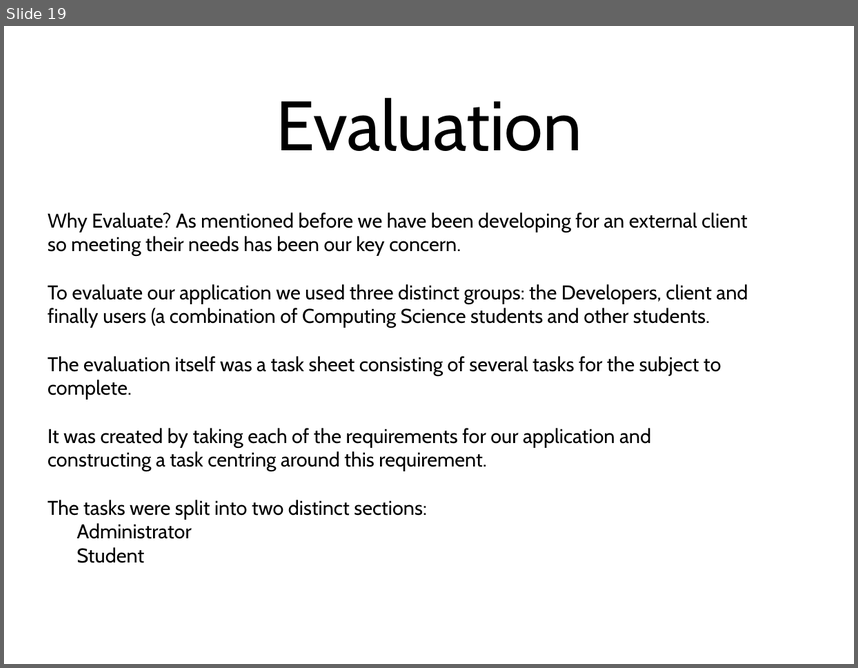
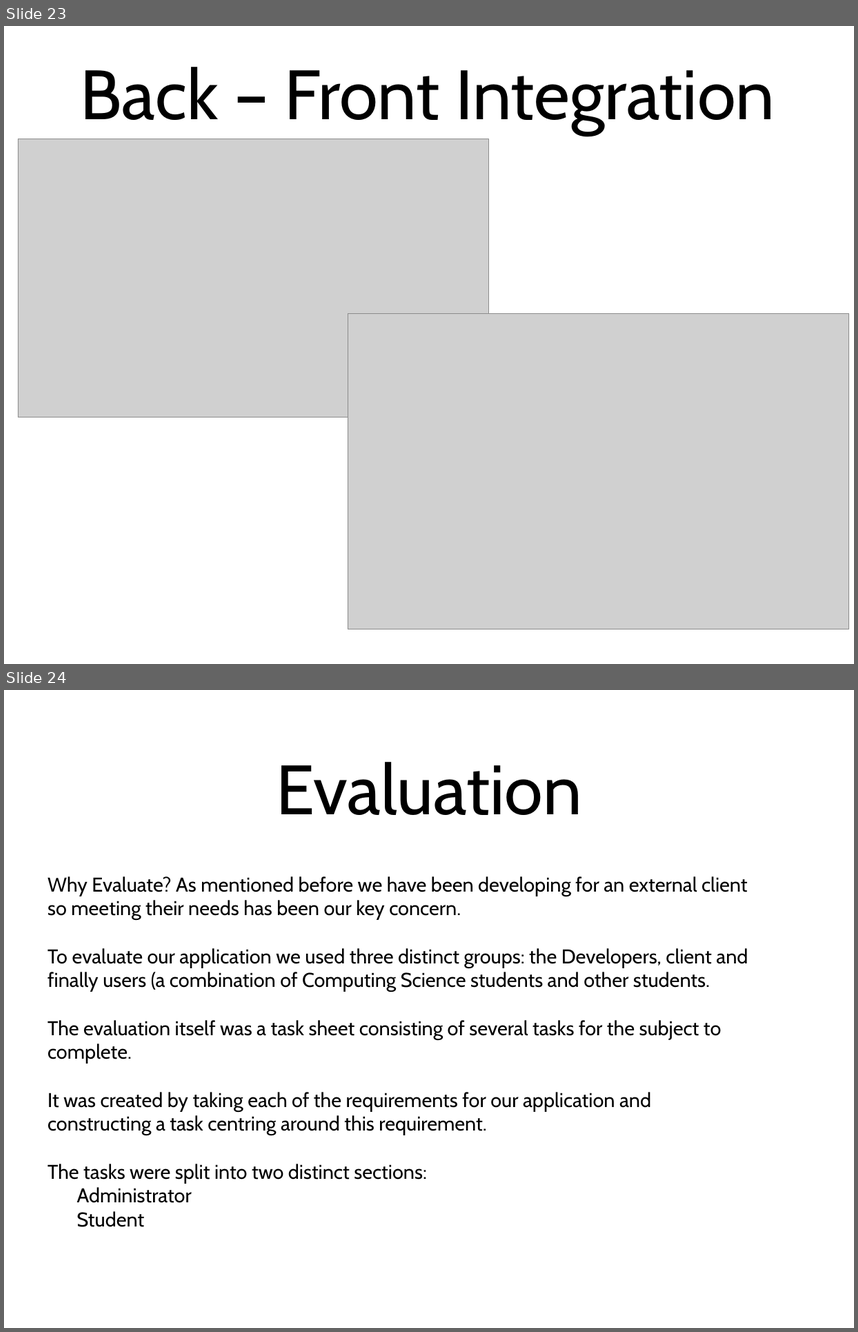
Before and after one commit to Stringsy/team-project, a slide deck: Documentation/Team V Project Presentation.ppt. Shown one above the other, each under a label of ours: slide 19 before the commit, slides 23 and 24 after it. The pictures are 858x668 and 858x1332 pixels, drawn with LibreOffice and Linux fonts; fonts in the diff are those of the drawing; grey boxes stand for pictures. Boxes give left, top, right and bottom in pixels: in the first picture for what was removed or moved away, otherwise in the second. Text is boxed around its words. In the diff, an @@ line names an element or a change of style, - is before the commit and + after.

```diff
--- a/Documentation/Team V Project Presentation.ppt
+++ b/Documentation/Team V Project Presentation.ppt
@@ slide 23 added at [4, 26, 854, 664], background #FFFFFF @@
@@ title added at [81, 67, 775, 134], 84 pt, text #000000 @@
+Back – Front Integration
@@ picture added at [18, 139, 489, 417] @@
@@ picture added at [348, 313, 849, 628] @@
@@ what was slide 19 is now slide 24 @@
```
Also in this commit, not shown: 5 other slides added, 1 slide removed.
